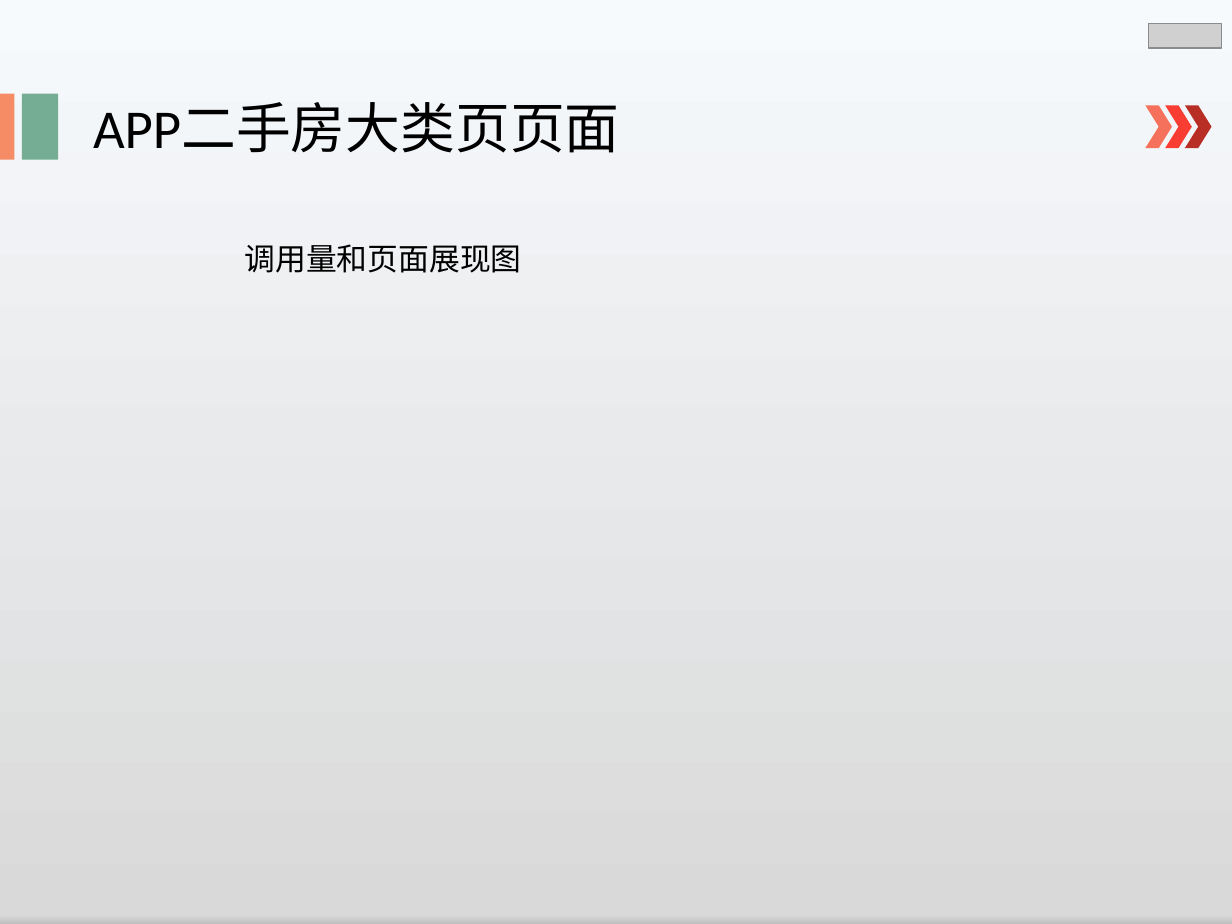
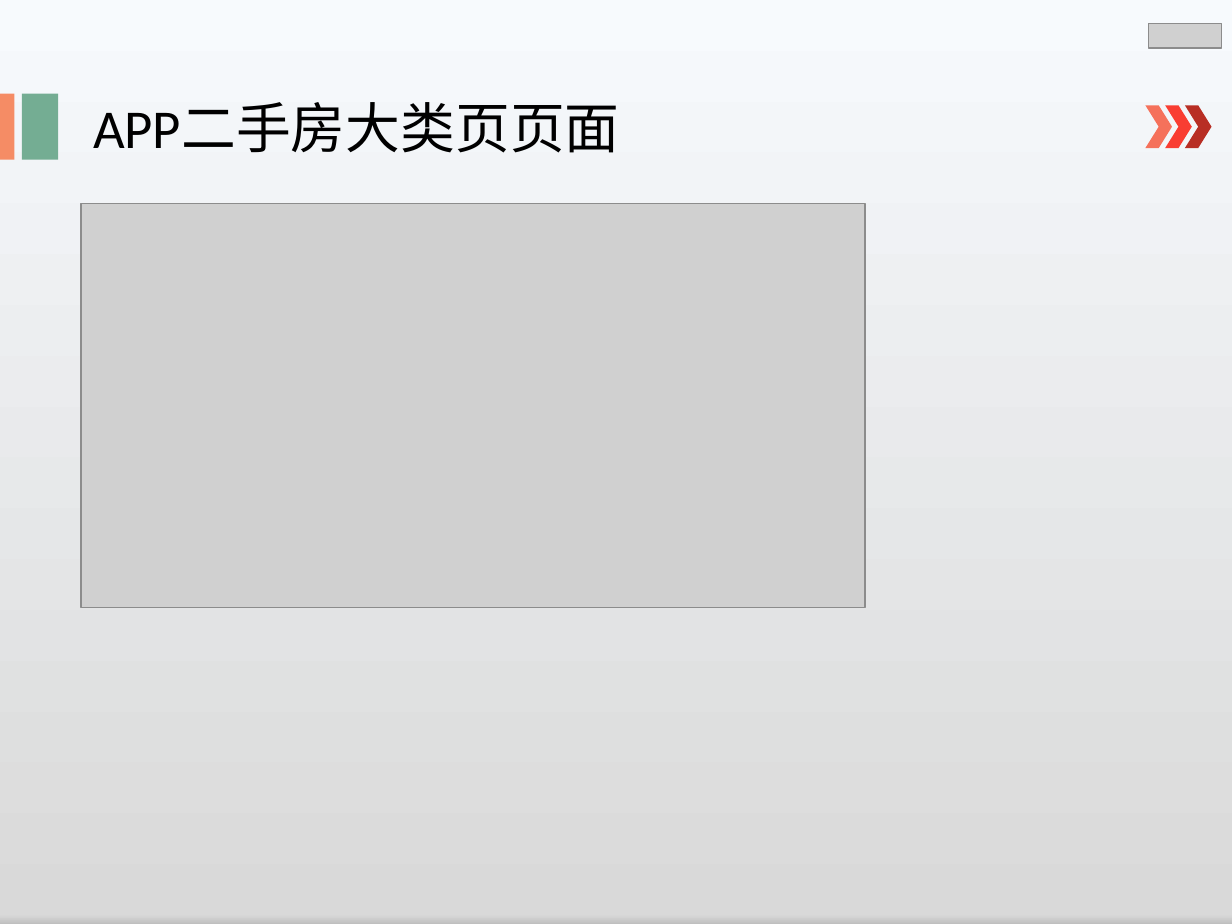
Before and after one commit to lspgithublxh/document, a slide deck: slide 8 of 业务文档跟踪/述职/shuzhi.pptx. Drawn at 1232x924 pixels with LibreOffice and Linux fonts; fonts in the diff are those of the drawing; grey boxes stand for pictures. Boxes give left, top, right and bottom in pixels: in the first picture for what was removed or moved away, otherwise in the second. Text is boxed around its words. In the diff, an @@ line names an element or a change of style, - is before the commit and + after.

```diff
--- a/业务文档跟踪/述职/shuzhi.pptx
+++ b/业务文档跟踪/述职/shuzhi.pptx
@@ picture added at (81,203,865,607) @@
@@ text removed at (244,244,521,273) @@
-调用量和页面展现图
```
Also in this commit, not shown: 1 other slide changed, 1 slide added.
